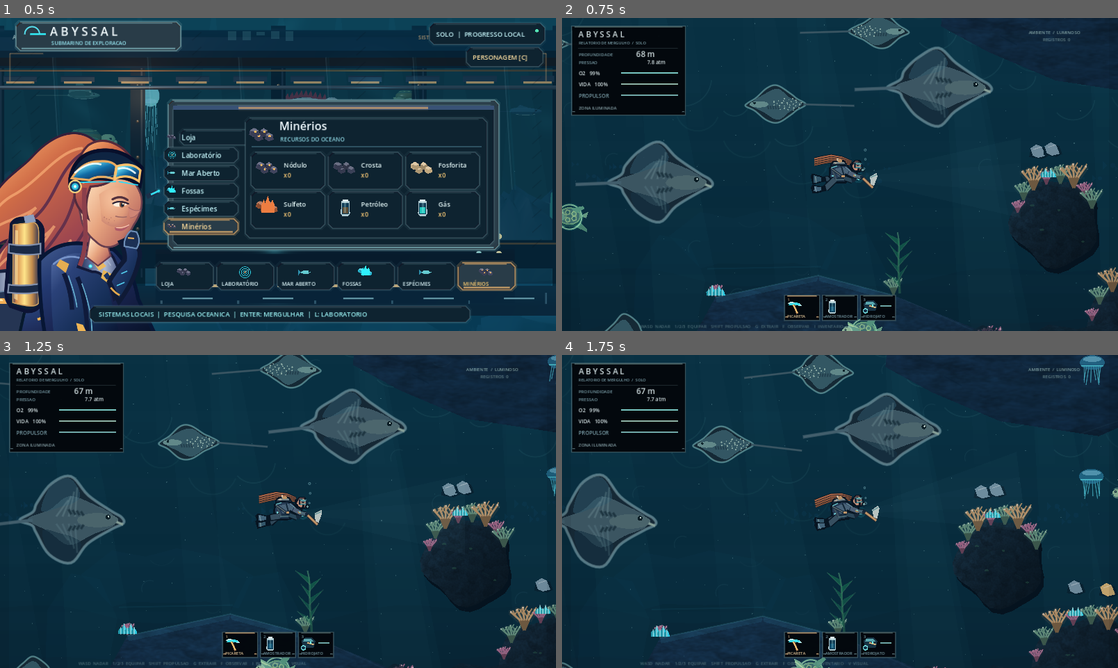
Above: before the commit, frames 1-4 (two rows, left to right).
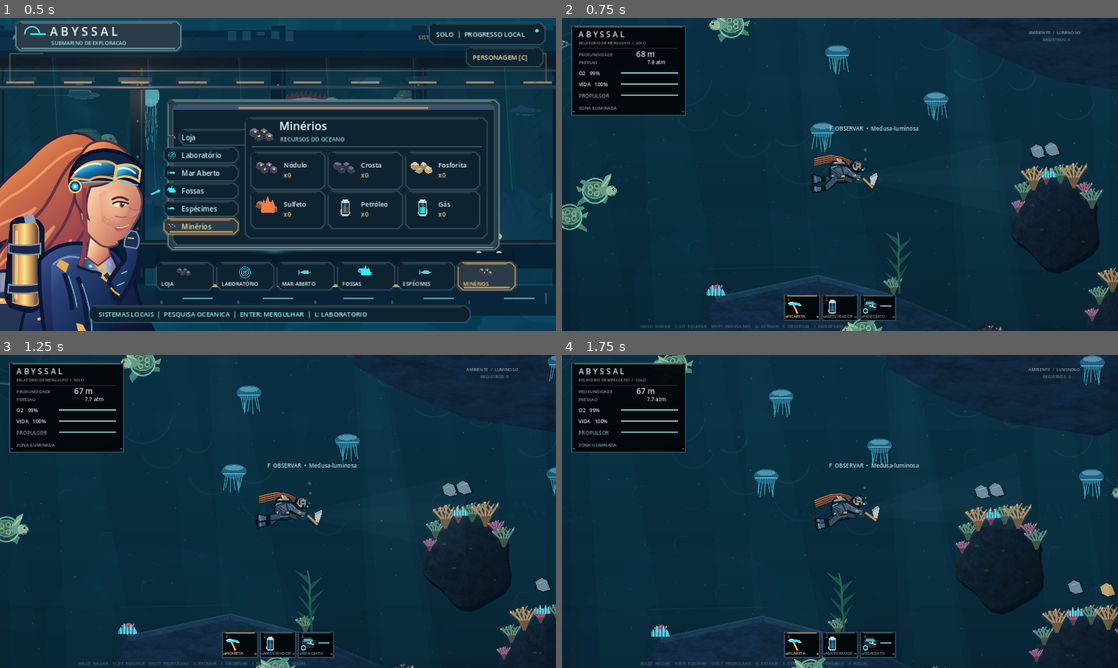
Above: after the commit, the same moments.

Repository: Esaneto/Abyssal-Godot
Game: Godot game, scene res://scenes/main.tscn
Same seed, same stepped clock (60 frames per second), same inputs: the game is played once before the commit and once after it.
Inputs (mouse positions are in pixels of both pictures, inside the frame that each line leads up to):
- Up to frame 1 (0.5 s): no input
- Up to frame 2 (0.75 s): tap Enter at 0.5 s; move the mouse to (962, 158) at 0.52 s; hold D (move_right) from 0.53 s (still down); hold Shift (boost) from 0.53 s (still down); click (962, 158) at 0.67 s
- Up to frame 3 (1.25 s): keep holding D (move_right); keep holding Shift (boost); tap Space at 0.77, 1.07 s
- Up to frame 4 (1.75 s): release D (move_right) at 1.25 s; release Shift (boost) at 1.25 s; drag from (728, 527) to (812, 574) at 1.27 s

Frame 1 is identical in both runs. In frame 2, 7.3% of the frame differs, in the area x 2-78%, y 0-100%; in frame 3, 7.1%; in frame 4, 6.6%.

Commit message:
Make giant ray encounters rarer to prevent repetitive crowded surface silhouettes

Diff:
--- a/scripts/ocean_expedition.gd
+++ b/scripts/ocean_expedition.gd
@@ -562,9 +562,15 @@
 				if pool.is_empty():
 					continue
 				var species: Dictionary = pool[rng.randi_range(0, pool.size() - 1)]
-				# Solitary oceanic giants should not cluster in schools.
-				if species["id"] == "manta" and (cx + cy * 3 + j) % 5 != 0:
-					species = pool[(rng.randi_range(0, pool.size() - 1) + 1) % pool.size()]
+				# Giant rays are rare, not an aquarium wall of overlapping diamonds.
+				# Deterministic choice per sector avoids pop-in after camera movement.
+				if str(species["id"]) in ["manta", "eagle_ray"] and (cx * 3 + cy * 5 + j) % 5 != 0:
+					var smaller: Array[Dictionary] = []
+					for candidate in pool:
+						if str(candidate["id"]) not in ["manta", "eagle_ray"]:
+							smaller.append(candidate)
+					if not smaller.is_empty():
+						species = smaller[rng.randi_range(0, smaller.size() - 1)]
 				if species["id"] in ["isopod", "seapig"]:
 					base.y = _seafloor_y(base.x) - 35.0
 				var phase := time_s + float(seed_value + j) * 0.7
